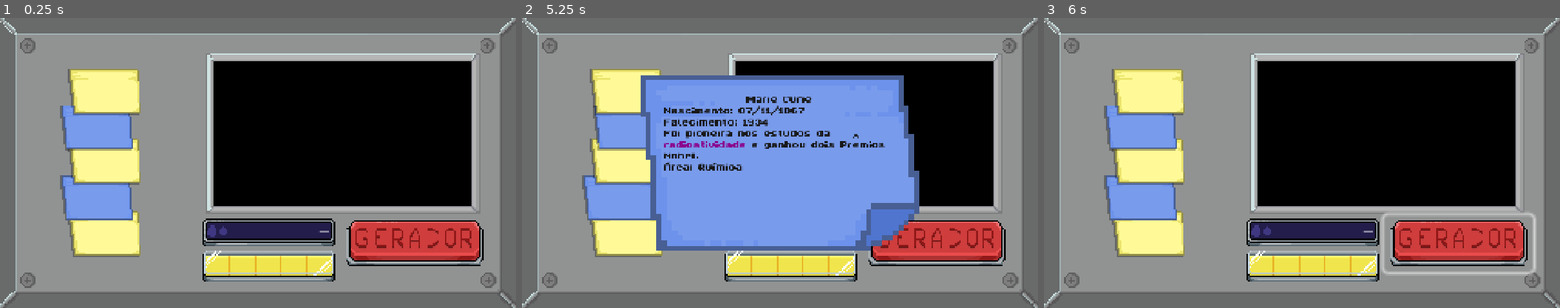
Above: before the commit, frames 1-3 (left to right).
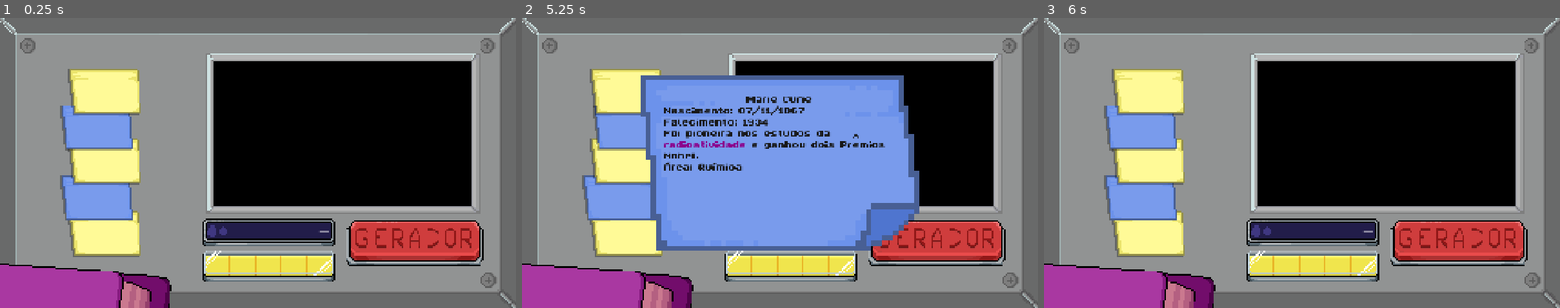
Above: after the commit, the same moments.

Repository: Lulu-caxz/Codigo-Azul
Game: Godot game, scene res://scenes/central/Main.tscn
The game is run twice, just before and just after one commit, with the same random seed, the same clock (stepped at 60 frames per second) and the same inputs. This scene is started directly instead of the project's main scene.
Inputs (mouse positions are in pixels of both pictures, inside the frame that each line leads up to):
- Up to frame 1 (0.25 s): no input
- Up to frame 2 (5.25 s): click (934, 244) at 0.5 s; tap Enter at 1.25, 2.75, 4.25 s; move the mouse to (893, 148) at 1.27 s; hold Right (ui_right) 1.28-2.03 s; tap E (interagir) every 0.75 s from 1.35 to 5.1 s; click (893, 148) at 1.42 s; tap Space at 2, 3.5, 5 s; move the mouse to (676, 177) at 2.02 s; hold Down (ui_down) 2.03-2.78 s; click (676, 177) at 2.17 s; move the mouse to (831, 99) at 2.77 s; hold Right (ui_right) 2.78-3.53 s; click (831, 99) at 2.92 s; move the mouse to (754, 221) at 3.52 s; hold Up (ui_up) 3.53-4.28 s; click (754, 221) at 3.67 s; move the mouse to (934, 206) at 4.27 s; hold Left (ui_left) from 4.28 s (still down); click (934, 206) at 4.42 s; move the mouse to (625, 119) at 5.02 s; click (625, 119) at 5.17 s
- Up to frame 3 (6 s): move the mouse to (1327, 163) at 5.77 s; release Left (ui_left) at 5.78 s; hold Down (ui_down) from 5.78 s (still down); tap E (interagir) at 5.85 s; click (1327, 163) at 5.92 s

The runs differ from the first frame. In frame 1, 4.4% of the frame differs, in the area x 0-34%, y 84-100%; in frame 2, 4.4%; in frame 3, 5.2%, in the area x 0-96%, y 67-100%.

Commit message:
manual central

Diff:
--- a/scenes/central/Main.tscn
+++ b/scenes/central/Main.tscn
@@ -13,6 +13,7 @@
 [ext_resource type="Texture2D" uid="uid://b41w1xrms74si" path="res://assets/central/barra_vida.png" id="11_q7h55"]
 [ext_resource type="Texture2D" uid="uid://bhjk2ees0vnax" path="res://assets/central/postIt.png" id="12_hcs50"]
 [ext_resource type="Texture2D" uid="uid://dlojwutobe2fq" path="res://assets/central/visor.png" id="13_lpy2g"]
+[ext_resource type="Texture2D" uid="uid://dcvt0nugvg00v" path="res://assets/central/ManualFechado.png" id="14_hcs50"]
 
 [sub_resource type="AtlasTexture" id="AtlasTexture_26022"]
 atlas = ExtResource("10_ncnl4")
@@ -271,4 +272,8 @@
 horizontal_alignment = 2
 vertical_alignment = 1
 
+[node name="Manual" type="TextureButton" parent="UI" unique_id=441639120]
+position = Vector2(-47.799995, 181.99998)
+texture_normal = ExtResource("14_hcs50")
+
 [node name="CanvasModulate" type="CanvasModulate" parent="." unique_id=1279357705]
--- /dev/null
+++ b/scenes/central/manual_aberto.tscn
@@ -0,0 +1,92 @@
+[gd_scene format=3 uid="uid://cqssx0smt12pi"]
+
+[ext_resource type="Texture2D" uid="uid://f1iw84qtt121" path="res://assets/central/ManualAberto.png" id="1_7wgnc"]
+[ext_resource type="FontFile" uid="uid://b0v32pmgkhcoy" path="res://fonts/ByteBounce-PT-BR.ttf" id="2_tb3pd"]
+[ext_resource type="Texture2D" uid="uid://to7mu37eyb37" path="res://assets/central/AdesivosSheet.png" id="3_1cgtr"]
+
+[sub_resource type="AtlasTexture" id="AtlasTexture_26022"]
+atlas = ExtResource("3_1cgtr")
+region = Rect2(0, 0, 48, 48)
+
+[sub_resource type="AtlasTexture" id="AtlasTexture_ovmgs"]
+atlas = ExtResource("3_1cgtr")
+region = Rect2(48, 0, 48, 48)
+
+[sub_resource type="AtlasTexture" id="AtlasTexture_uqgcj"]
+atlas = ExtResource("3_1cgtr")
+region = Rect2(96, 0, 48, 48)
+
+[sub_resource type="AtlasTexture" id="AtlasTexture_eft40"]
+atlas = ExtResource("3_1cgtr")
+region = Rect2(144, 0, 48, 48)
+
+[sub_resource type="AtlasTexture" id="AtlasTexture_6tw43"]
+atlas = ExtResource("3_1cgtr")
+region = Rect2(192, 0, 48, 48)
+
+[sub_resource type="AtlasTexture" id="AtlasTexture_xavvq"]
+atlas = ExtResource("3_1cgtr")
+region = Rect2(240, 0, 48, 48)
+
+[node name="Manual_aberto" type="Node2D" unique_id=1518804352]
+
+[node name="Sprite2D" type="Sprite2D" parent="." unique_id=1906120372]
+scale = Vector2(4, 4)
+texture = ExtResource("1_7wgnc")
+
+[node name="RichTextLabel" type="RichTextLabel" parent="." unique_id=84367977]
+offset_left = -530.0
+offset_top = -281.0
+offset_right = -51.0
+offset_bottom = 284.0
+theme_override_colors/default_color = Color(0.080783345, 0.080783345, 0.080783345, 1)
+theme_override_fonts/normal_font = ExtResource("2_tb3pd")
+theme_override_fonts/bold_font = ExtResource("2_tb3pd")
+theme_override_font_sizes/normal_font_size = 30
+theme_override_font_sizes/bold_font_size = 30
+text = "
+Cada instalação tem um cientista referencia. Ela é uma dica para finalizar a instalação com a senha sendo a informação que o adesivo representa."
+
+[node name="RichTextLabel2" type="RichTextLabel" parent="." unique_id=288747808]
+offset_left = 46.0
+offset_top = -281.0
+offset_right = 531.0
+offset_bottom = 288.0
+theme_override_colors/default_color = Color(0.080783345, 0.080783345, 0.080783345, 1)
+theme_override_fonts/normal_font = ExtResource("2_tb3pd")
+theme_override_fonts/bold_font = ExtResource("2_tb3pd")
+theme_override_font_sizes/normal_font_size = 30
+theme_override_font_sizes/bold_font_size = 30
+text = "asdasd asdafasdfa sdf"
+
+[node name="Adesivos" type="Node2D" parent="." unique_id=1474546441]
+
+[node name="Sprite2D" type="Sprite2D" parent="Adesivos" unique_id=497150720]
+position = Vector2(-495, -87)
+scale = Vector2(2, 2)
+texture = SubResource("AtlasTexture_26022")
+
+[node name="Sprite2D2" type="Sprite2D" parent="Adesivos" unique_id=223582262]
+position = Vector2(-495, 1)
+scale = Vector2(2, 2)
+texture = SubResource("AtlasTexture_ovmgs")
+
+[node name="Sprite2D3" type="Sprite2D" parent="Adesivos" unique_id=1560957885]
+position = Vector2(-495, 89)
+scale = Vector2(2, 2)
+texture = SubResource("AtlasTexture_uqgcj")
+
+[node name="Sprite2D4" type="Sprite2D" parent="Adesivos" unique_id=579424376]
+position = Vector2(-495, 193)
+scale = Vector2(2, 2)
+texture = SubResource("AtlasTexture_eft40")
+
+[node name="Sprite2D5" type="Sprite2D" parent="Adesivos" unique_id=1301498891]
+position = Vector2(-215, -87)
+scale = Vector2(2, 2)
+texture = SubResource("AtlasTexture_6tw43")
+
+[node name="Sprite2D6" type="Sprite2D" parent="Adesivos" unique_id=456378471]
+position = Vector2(-215, 41)
+scale = Vector2(2, 2)
+texture = SubResource("AtlasTexture_xavvq")
--- a/scripts/central/main.gd
+++ b/scripts/central/main.gd
@@ -284,6 +284,11 @@
 
 			_configurar_postit(p, idx, cor)
 
+	# Manual fechado: hover move para a direita; clique abre o manual ampliado.
+	var manual_btn := get_node_or_null("UI/Manual") as TextureButton
+	if manual_btn != null:
+		_configurar_manual(manual_btn)
+
 	# Popup de post-it ampliado.
 	_popup_postit = PanelContainer.new()
 	_popup_postit.visible = false
@@ -330,6 +335,7 @@
 
 var _popup_postit: PanelContainer
 var _postit_aberto: Node2D
+var _manual_aberto: Node2D
 var _ignorar_clique_postit: bool = false
 var _som_ui: AudioStreamPlayer
 var _canvas_modulate: CanvasModulate
@@ -350,7 +356,53 @@
 		_som_ui.play()
 
 
+func _configurar_manual(btn: TextureButton) -> void:
+	btn.mouse_filter = Control.MOUSE_FILTER_STOP
+	var original_pos: Vector2 = btn.position
+	var tween: Tween
+	btn.mouse_entered.connect(func():
+		if tween and tween.is_valid():
+			tween.kill()
+		tween = create_tween()
+		tween.tween_property(btn, "position", original_pos + Vector2(8, 0), 0.05)
+		_tocar_som_ui("res://sounds/hover.mp3")
+	)
+	btn.mouse_exited.connect(func():
+		if tween and tween.is_valid():
+			tween.kill()
+		tween = create_tween()
+		tween.tween_property(btn, "position", original_pos, 0.05)
+	)
+	btn.pressed.connect(func():
+		_abrir_manual()
+	)
+
+
+func _abrir_manual() -> void:
+	if _postit_aberto != null:
+		_postit_aberto.queue_free()
+		_postit_aberto = null
+	if _manual_aberto != null:
+		_manual_aberto.queue_free()
+		_manual_aberto = null
+
+	var cena := preload("res://scenes/central/manual_aberto.tscn")
+	var no := cena.instantiate() as Node2D
+	if no == null:
+		return
+
+	no.position = get_viewport_rect().size * 0.5
+	no.z_index = 100
+	add_child(no)
+	_manual_aberto = no
+	_ignorar_clique_postit = true
+	_tocar_som_ui("res://sounds/abrirPostIt.mp3")
+
+
 func _abrir_postit(idx: int, cor: int = 0) -> void:
+	if _manual_aberto != null:
+		_manual_aberto.queue_free()
+		_manual_aberto = null
 	if _postit_aberto != null:
 		_postit_aberto.queue_free()
 		_postit_aberto = null
@@ -387,14 +439,18 @@
 
 
 func _input(event: InputEvent) -> void:
-	if _postit_aberto == null:
+	if _postit_aberto == null and _manual_aberto == null:
 		return
 	if _ignorar_clique_postit:
 		_ignorar_clique_postit = false
 		return
 	if event is InputEventMouseButton and event.pressed:
-		_postit_aberto.queue_free()
-		_postit_aberto = null
+		if _postit_aberto != null:
+			_postit_aberto.queue_free()
+			_postit_aberto = null
+		if _manual_aberto != null:
+			_manual_aberto.queue_free()
+			_manual_aberto = null
 
 
 func _ao_variavel_recebida(valor: Variant) -> void:
